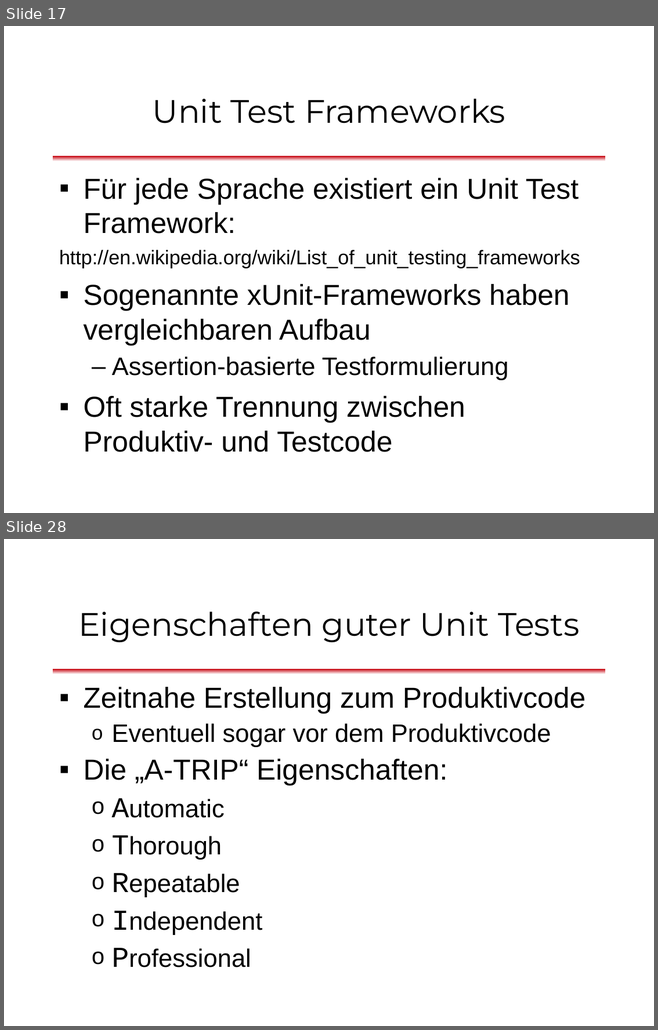
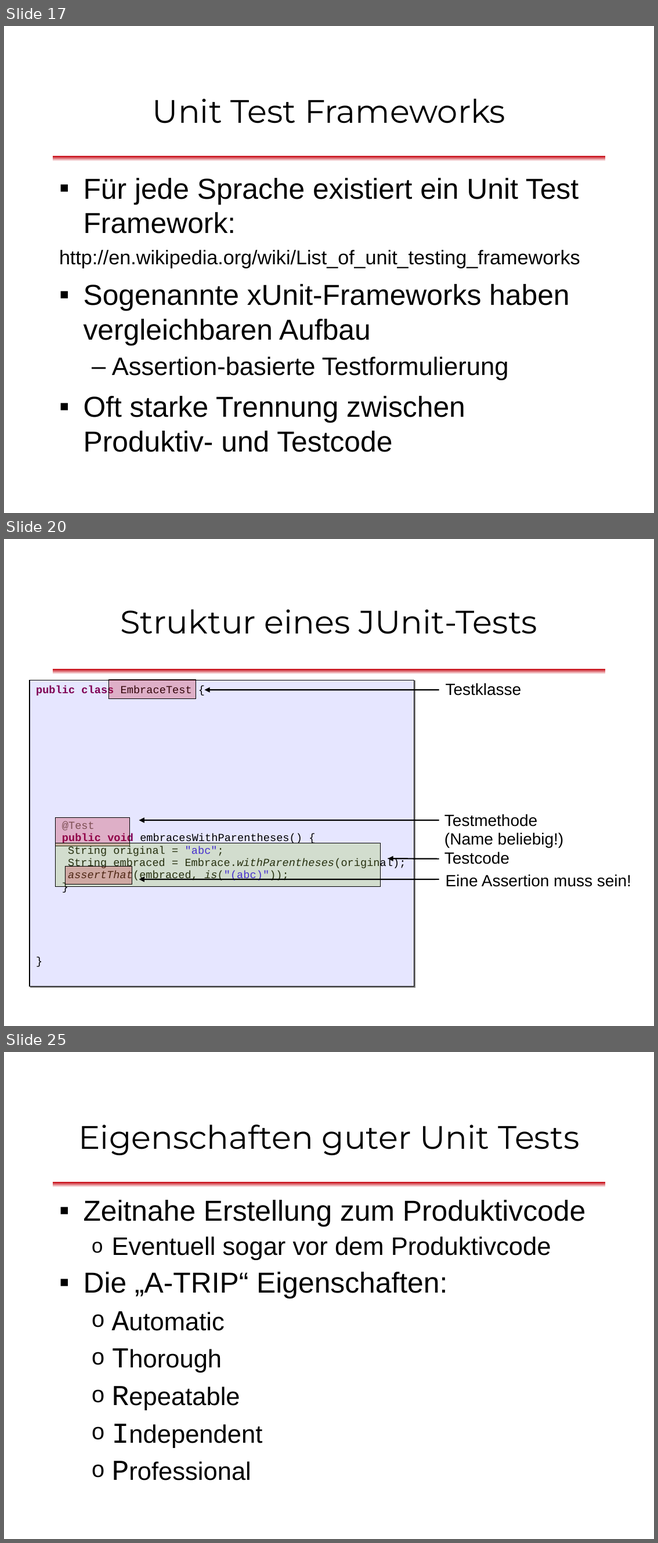
Before and after one commit to dlindner/vorlesung-se2-dhbw, a slide deck: added_2013/Unit Tests mit JUnit (2013).odp. Shown one above the other, each under a label of ours: slides 17 and 28 before the commit, slides 17, 20 and 25 after it; the slides between them are not shown. The pictures are 658x1030 and 658x1543 pixels, drawn with LibreOffice and Linux fonts; fonts in the diff are those of the drawing; background and template pictures are left out. Boxes give left, top, right and bottom in pixels: in the first picture for what was removed or moved away, otherwise in the second. Text is boxed around its words. In the diff, an @@ line names an element or a change of style, - is before the commit and + after.

Commit message:
Struktur eines JUnit-Tests erklärt

```diff
--- a/added_2013/Unit Tests mit JUnit (2013).odp
+++ b/added_2013/Unit Tests mit JUnit (2013).odp
@@ slide 20 added at (x1=4, y1=539, x2=654, y2=1026), background #FFFFFF; not listed: 1 template element that a slide beside it also shows @@
@@ title added at (x1=120, y1=609, x2=538, y2=634), 36 pt, text #000000 @@
+Struktur eines JUnit-Tests
@@ rectangle added at (x1=30, y1=680, x2=414, y2=986), fill #E6E6FF, outline #000000 0.74 pt, 12 pt, text #000000 @@
+public class EmbraceTest {
+@Test
+public void embracesWithParentheses() {
+String original = "abc";
+String embraced = Embrace.withParentheses(original);
+assertThat(embraced, is("(abc)"));
+}
+}
@@ rectangle added at (x1=108, y1=680, x2=195, y2=699), fill #C80E23 at 25% opacity, outline #000000 0 pt @@
@@ arrow added from (438, 690) to (204, 690), #000000 1.42 pt @@
@@ text added at (x1=445, y1=683, x2=521, y2=696), 18 pt, text #000000 @@
+Testklasse
@@ text added at (x1=444, y1=814, x2=564, y2=848), 18 pt, text #000000 @@
+Testmethode
+(Name beliebig!)
@@ rectangle added at (x1=55, y1=817, x2=129, y2=846), fill #C80E23 at 25% opacity, outline #000000 0 pt @@
@@ arrow added from (438, 820) to (139, 820), #000000 1.42 pt @@
@@ rectangle added at (x1=55, y1=843, x2=380, y2=887), fill #9AC33D at 25% opacity, outline #000000 0 pt @@
@@ text added at (x1=444, y1=852, x2=509, y2=864), 18 pt, text #000000 @@
+Testcode
@@ rectangle added at (x1=65, y1=866, x2=132, y2=885), fill #C80E23 at 25% opacity, outline #000000 0 pt @@
@@ arrow added from (438, 859) to (388, 859), #000000 1.42 pt @@
@@ arrow added from (438, 879) to (139, 879), #000000 1.42 pt @@
@@ text added at (x1=445, y1=874, x2=631, y2=887), 18 pt, text #000000 @@
+Eine Assertion muss sein!
@@ what was slide 28 is now slide 25 @@
```
Also in this commit, not shown: 3 slides changed, 3 other slides added, 6 slides removed.
